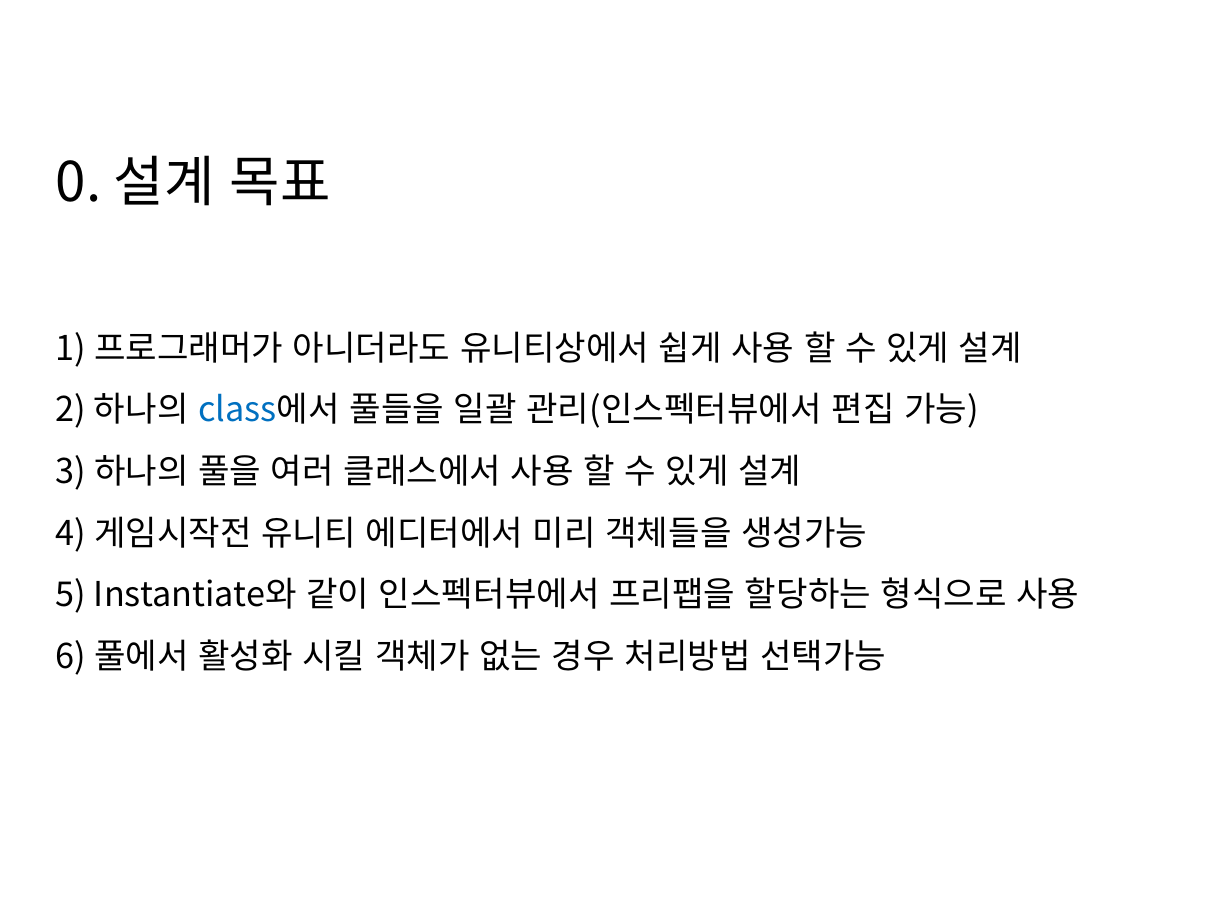
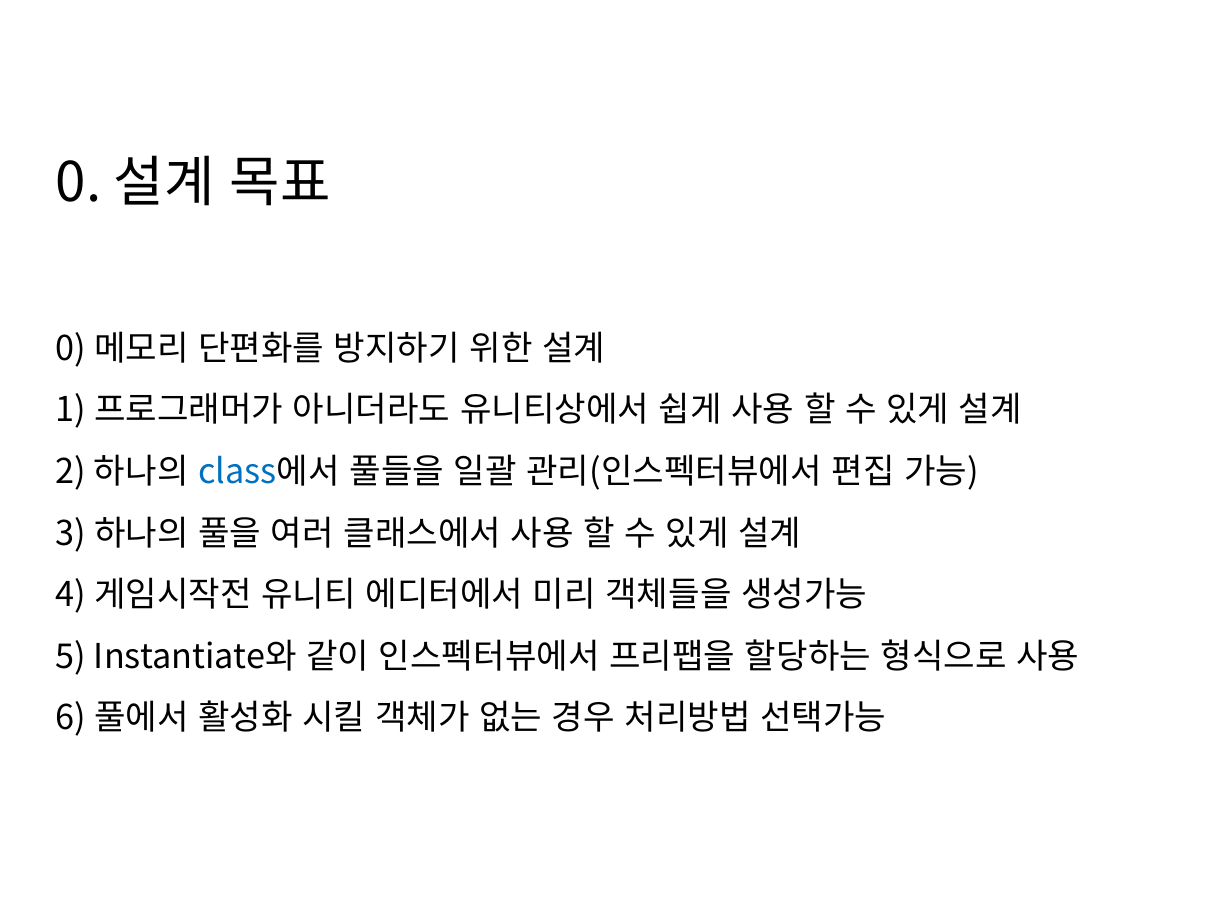
Before and after one commit to hehza90/-Unity-RandomTowerDefense, a slide deck: slide 2 of [Unity] ObjectPooling.pptx. Drawn at 1232x924 pixels with LibreOffice and Linux fonts; fonts in the diff are those of the drawing. Boxes give left, top, right and bottom in pixels: in the first picture for what was removed or moved away, otherwise in the second. Text is boxed around its words. In the diff, an @@ line names an element or a change of style, - is before the commit and + after.

```diff
--- a/[Unity] ObjectPooling.pptx
+++ b/[Unity] ObjectPooling.pptx
@@ text at (x1=56, y1=331, x2=605, y2=367): paragraph added @@
+0) 메모리 단편화를 방지하기 위한 설계
```
Also in this commit, not shown: 1 other file.
